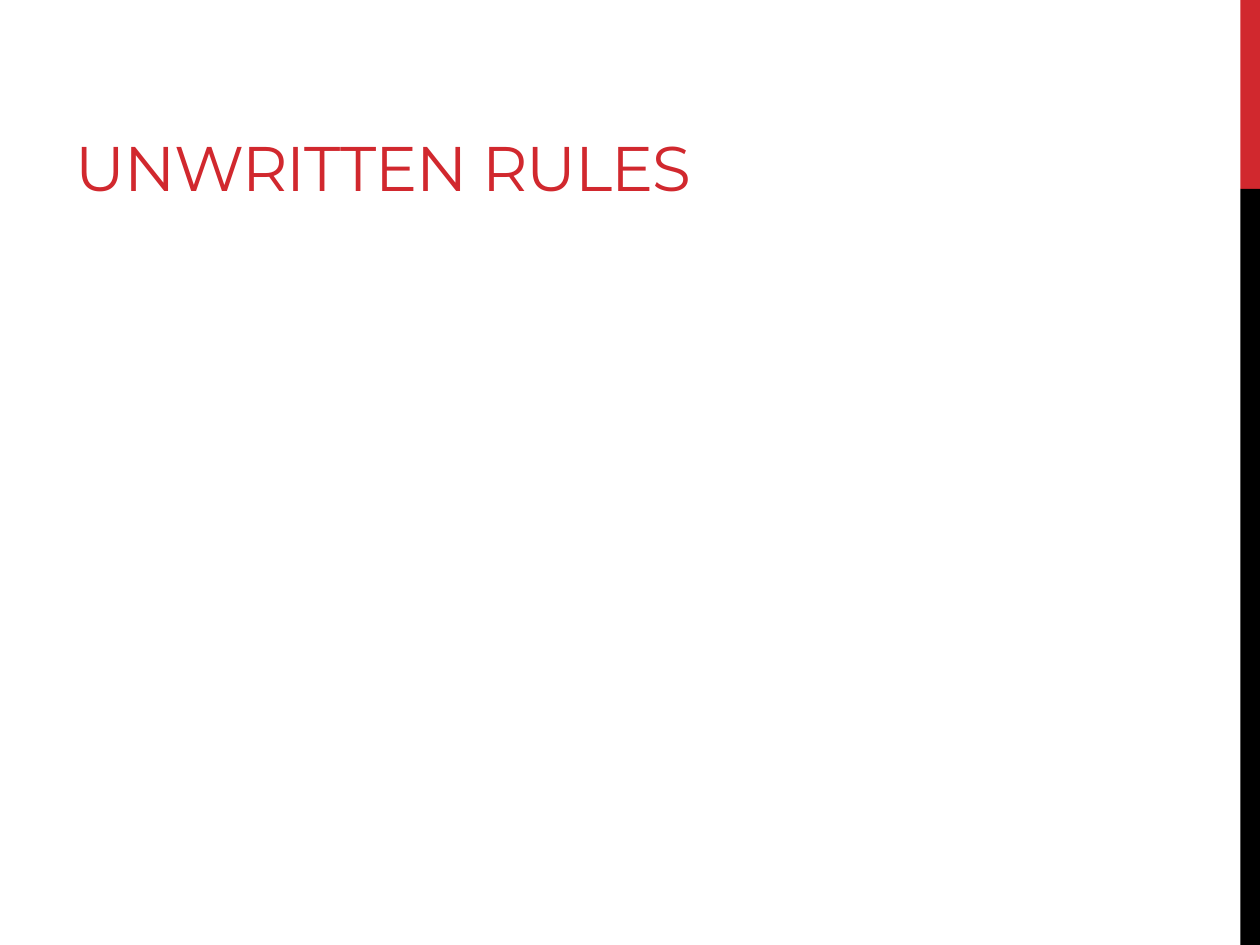
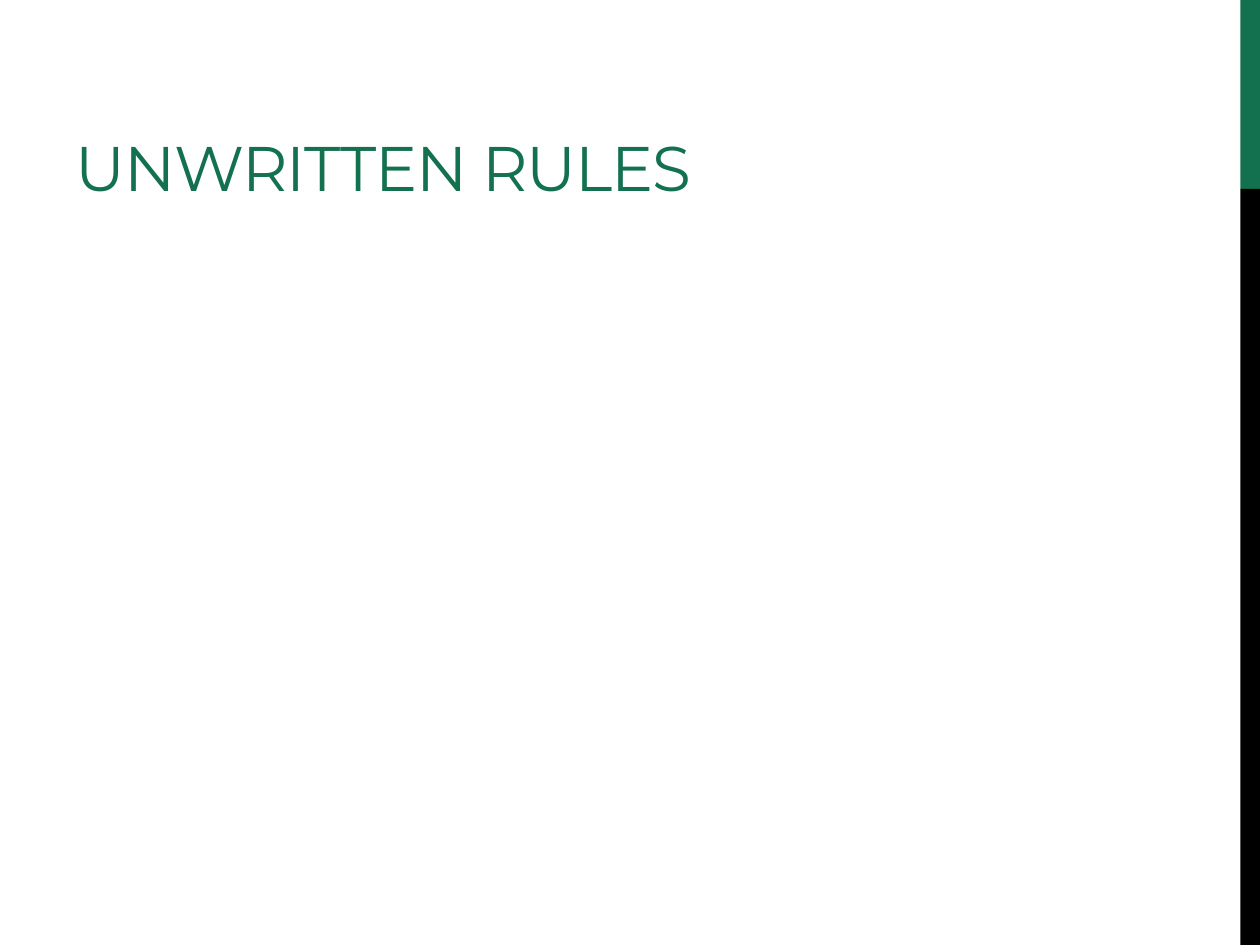
Before and after one commit to edamame-course/docs, a slide deck: slide 14 of extra/Presentations/2014-lecture1-edamame-welcome.ppt (slide 11 before the commit). Drawn at 1260x945 pixels with LibreOffice and Linux fonts; fonts in the diff are those of the drawing. Boxes give left, top, right and bottom in pixels: in the first picture for what was removed or moved away, otherwise in the second. Text is boxed around its words. In the diff, an @@ line names an element or a change of style, - is before the commit and + after.

```diff
--- a/extra/Presentations/2014-lecture1-edamame-welcome.ppt
+++ b/extra/Presentations/2014-lecture1-edamame-welcome.ppt
@@ title "UNWRITTEN RULES" at box(76, 146, 691, 192): text colour #D1282E to #147150 @@
@@ rectangle at box(1240, 0, 1260, 189): fill #D1282E to #147150 @@
```
Also in this commit, not shown: 16 other slides changed, 2 slides added, 1 slide removed, 1 other file.
